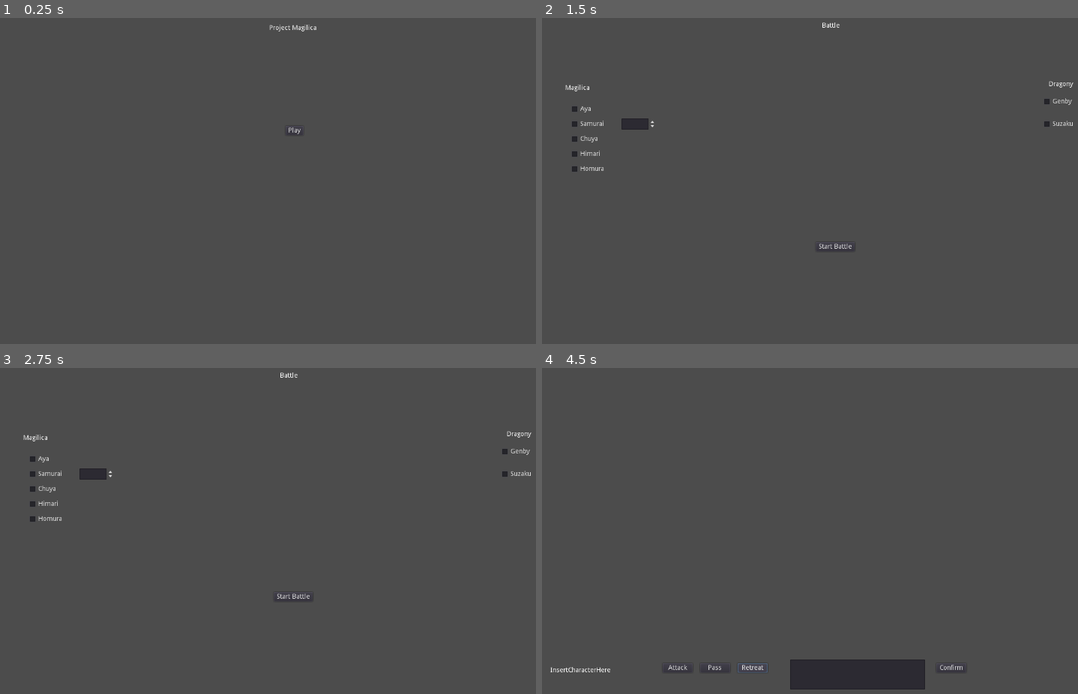
Above: before the commit, frames 1-4 (two rows, left to right).
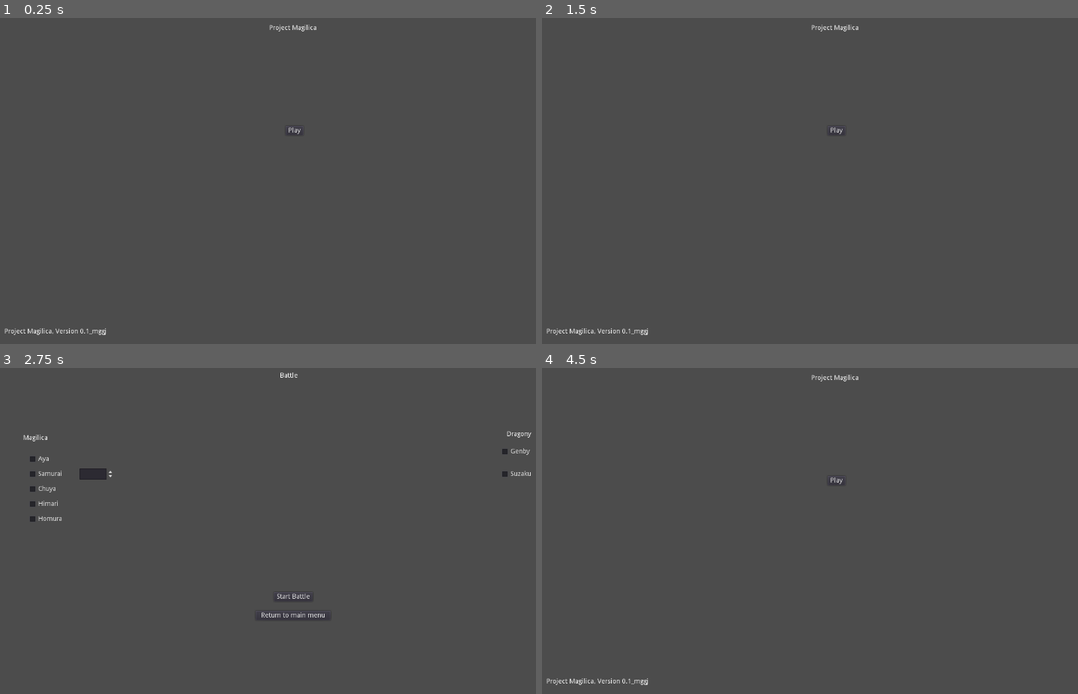
Above: after the commit, the same moments.

Repository: Tech-FZ/Project-Magilica
Game: Godot game, scene res://assets/menus/main-menu/MainMenu.tscn
Same seed, same stepped clock (60 frames per second), same inputs: the game is played once before the commit and once after it. The engine's default icon, where the game draws it, is replaced by a stand-in: a white triangle on a blue panel in a dark square.
Inputs (mouse positions are in pixels of both pictures, inside the frame that each line leads up to):
- Up to frame 1 (0.25 s): no input
- Up to frame 2 (1.5 s): click "Play" at 0.5 s; click (836, 265) at 1.25 s, where only the run after the commit has a clickable "Return to main menu"
- Up to frame 3 (2.75 s): click (294, 482) at 2 s, where only the run after the commit has a clickable "Play"
- Up to frame 4 (4.5 s): click "Start Battle" at 2.75 s; click "Pass" at 3.5 s; click "Retreat" at 4.25 s

The runs differ from the first frame. In frame 1, 0.1% of the frame differs, in the area x 0-20%, y 95-98%; in frame 2, 0.9%; in frame 3, less than 0.1%; in frame 4, 2.8%, in the area x 0-79%, y 2-99%.
Error in both runs: Invalid get index '0' (on base: 'Array'). (res://assets/battle-areas/BattleEnv1/BattleEnv1.gd:224)

Commit message:
Make main menu buttons where needed + version string

Diff:
--- a/src/assets/battle-areas/BattleEnv1/BattleEnv1.gd
+++ b/src/assets/battle-areas/BattleEnv1/BattleEnv1.gd
@@ -642,3 +642,21 @@
 func _on_AttackBtn_pressed():
 	get_enemies()
 	$ConfirmBtn.disabled = false
+
+
+func _on_PassBtn_pressed():
+	if current_attacker >= len(entity_list):
+		current_attacker = 0
+		print(entity_list[current_attacker])
+
+	else:
+		current_attacker += 1
+		if current_attacker >= len(entity_list):
+			current_attacker = 0
+			print(entity_list[current_attacker])
+
+	$EnemyList.clear()
+
+
+func _on_RetreatBtn_pressed():
+	get_tree().change_scene("res://assets/menus/main-menu/MainMenu.tscn")
--- a/src/assets/battle-areas/BattleEnv1/BattleEnv1.tscn
+++ b/src/assets/battle-areas/BattleEnv1/BattleEnv1.tscn
@@ -57,4 +57,6 @@
 grow_horizontal = 0
 
 [connection signal="pressed" from="AttackBtn" to="." method="_on_AttackBtn_pressed"]
+[connection signal="pressed" from="PassBtn" to="." method="_on_PassBtn_pressed"]
+[connection signal="pressed" from="RetreatBtn" to="." method="_on_RetreatBtn_pressed"]
 [connection signal="pressed" from="ConfirmBtn" to="." method="_on_ConfirmBtn_pressed"]
--- a/src/assets/menus/custom-battles/CustomBattleMenu.gd
+++ b/src/assets/menus/custom-battles/CustomBattleMenu.gd
@@ -12,6 +12,9 @@
 
 # Called every frame. 'delta' is the elapsed time since the previous frame.
 func _process(_delta):
+	if $MainMenuBtn.pressed:
+		get_tree().change_scene("res://assets/menus/main-menu/MainMenu.tscn")
+
 	# applies all battle participants
 	if $StartBtn.pressed:
 		if $AyaCheckbox.pressed:
--- a/src/assets/menus/custom-battles/CustomBattleMenu.tscn
+++ b/src/assets/menus/custom-battles/CustomBattleMenu.tscn
@@ -98,3 +98,14 @@
 margin_right = 41.5
 margin_bottom = 156.0
 text = "Start Battle"
+
+[node name="MainMenuBtn" type="Button" parent="."]
+anchor_left = 0.5
+anchor_top = 0.5
+anchor_right = 0.5
+anchor_bottom = 0.5
+margin_left = -80.0
+margin_top = 176.0
+margin_right = 80.0
+margin_bottom = 196.0
+text = "Return to main menu"
--- a/src/assets/menus/main-menu/MainMenu.tscn
+++ b/src/assets/menus/main-menu/MainMenu.tscn
@@ -21,4 +21,11 @@
 margin_bottom = 268.0
 text = "Play"
 
+[node name="VersionLbl" type="Label" parent="."]
+margin_left = 24.0
+margin_top = 680.0
+margin_right = 242.0
+margin_bottom = 694.0
+text = "Project Magilica, Version 0.1_mggj"
+
 [connection signal="pressed" from="PlayBtn" to="." method="_on_PlayBtn_pressed"]
